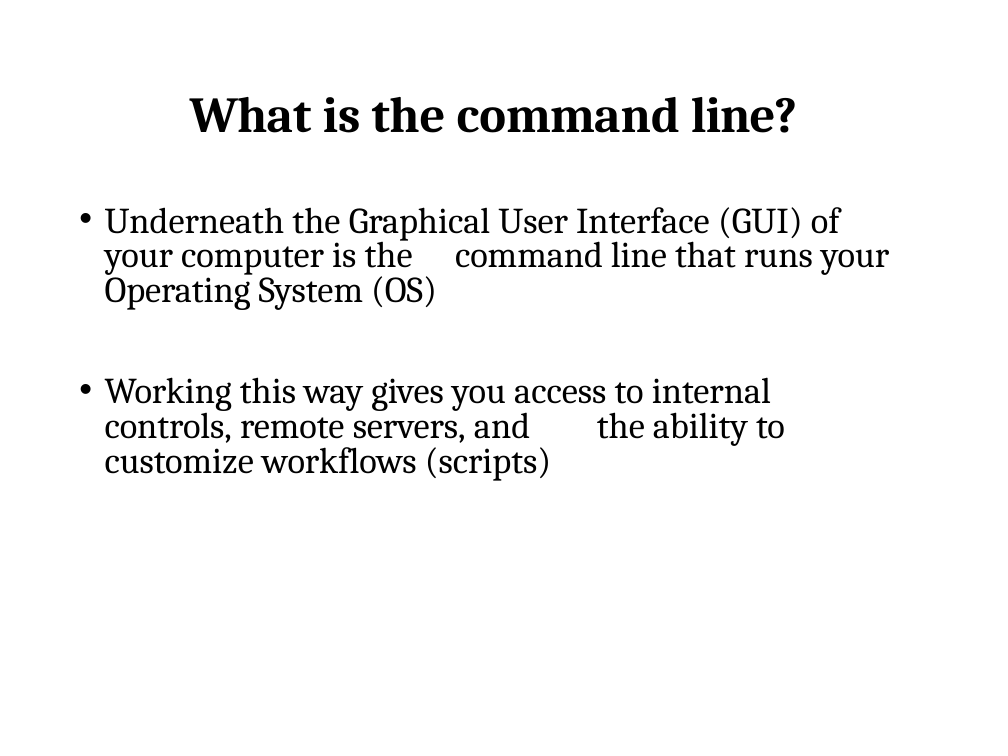
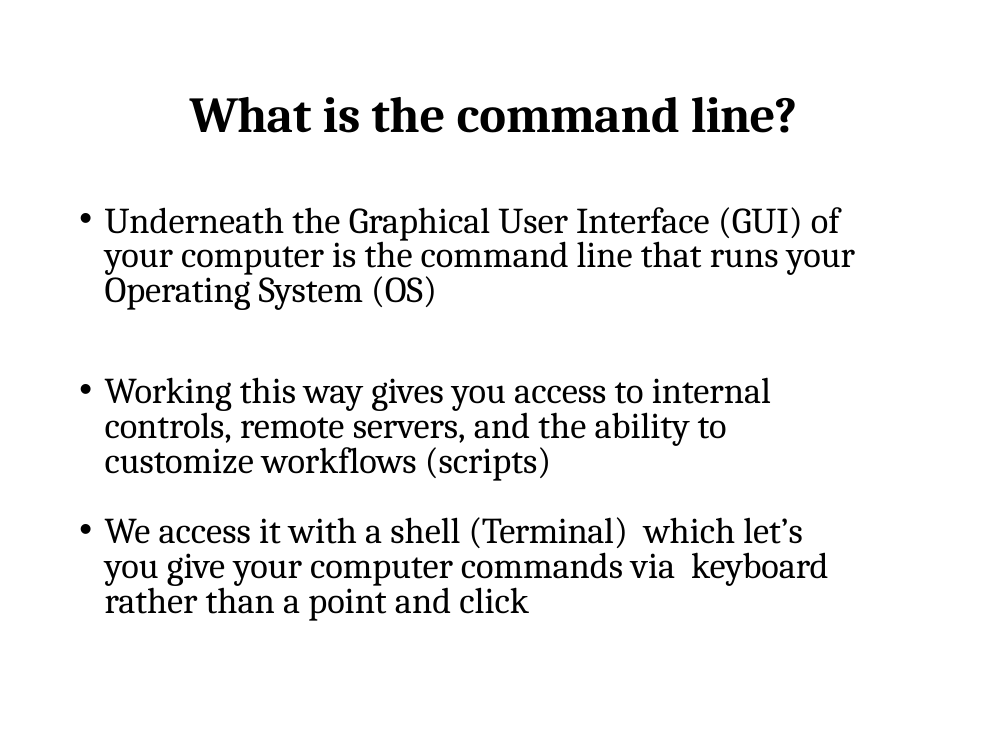
Before and after one commit to PRodriguez19/Intro-to-shell, a slide deck: slide 12 of lectures/Lecture1-MMG3320-Introduction.pptx. Drawn at 1008x756 pixels with LibreOffice and Linux fonts; fonts in the diff are those of the drawing. Boxes give left, top, right and bottom in pixels: in the first picture for what was removed or moved away, otherwise in the second. Text is boxed around its words. In the diff, an @@ line names an element or a change of style, - is before the commit and + after.

```diff
--- a/lectures/Lecture1-MMG3320-Introduction.pptx
+++ b/lectures/Lecture1-MMG3320-Introduction.pptx
@@ text at box(105, 517, 828, 621): paragraph added @@
+• We access it with a shell (Terminal) which let’s you give your computer commands via keyboard rather than a point and click
```
Also in this commit, not shown: 9 other slides changed, 1 slide added, 2 slides removed, 3 other files.
